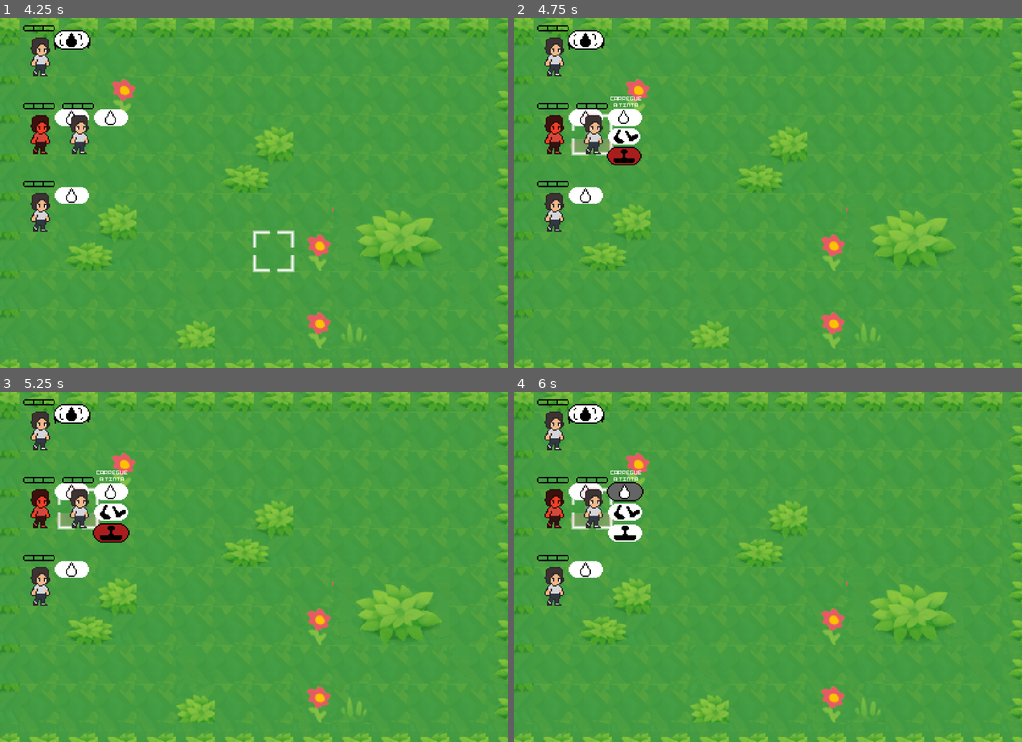
Above: before the commit, frames 1-4 (two rows, left to right).
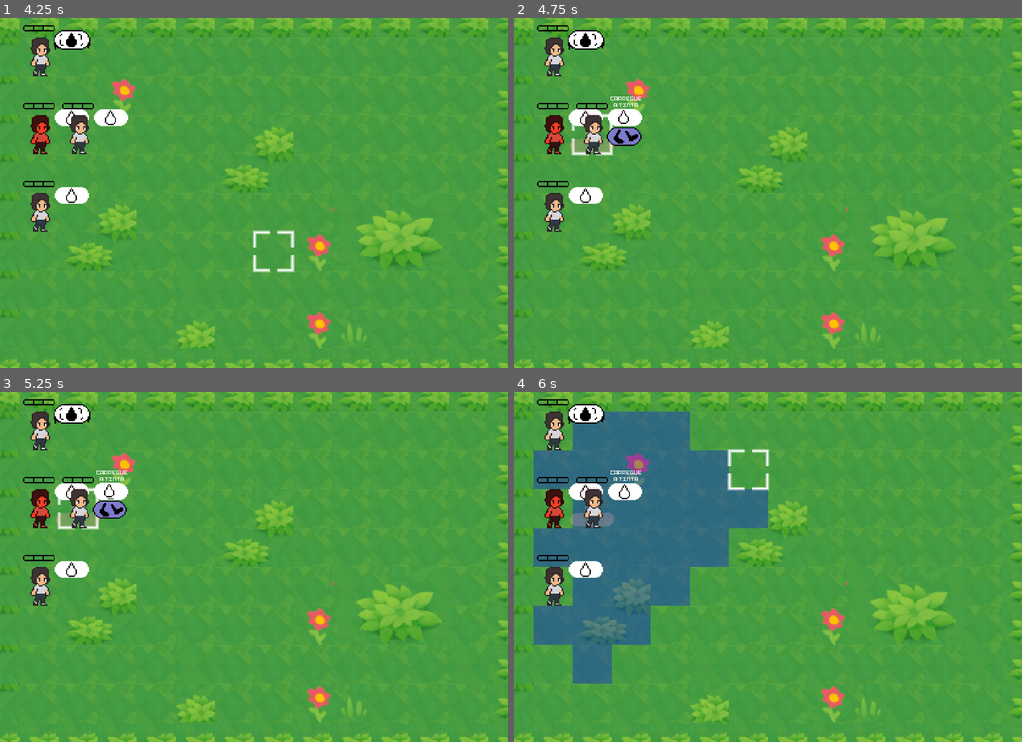
Above: after the commit, the same moments.

Repository: a-dhara/carimbo-nbs-do-rock
Game: Godot game, scene res://Scenes/combate.tscn
Two runs of this game, one before a commit and one after it. Both use one fixed random seed, a clock stepped at 60 frames per second and the inputs below.
Inputs (mouse positions are in pixels of both pictures, inside the frame that each line leads up to):
- Up to frame 1 (4.25 s): tap Enter at 0.5 s; move the mouse to (365, 175) at 0.52 s; hold D (move_right) 0.53-1.28 s; click (365, 175) at 0.6 s; move the mouse to (152, 210) at 1.27 s; hold S (move_down) 1.28-2.03 s; click (152, 210) at 1.35 s; move the mouse to (304, 116) at 2.02 s; hold D (move_right) 2.03-2.78 s; click (304, 116) at 2.1 s; move the mouse to (228, 263) at 2.77 s; hold W (move_up) 2.78-3.53 s; click (228, 263) at 2.85 s; move the mouse to (406, 245) at 3.52 s; hold Left (move_left) from 3.53 s (still down); click (406, 245) at 3.6 s
- Up to frame 2 (4.75 s): keep holding Left (move_left); move the mouse to (615, 140) at 4.27 s; click (615, 140) at 4.35 s
- Up to frame 3 (5.25 s): move the mouse to (279, 567) at 5.02 s; release Left (move_left) at 5.03 s; hold S (move_down) from 5.03 s (still down); click (279, 567) at 5.1 s
- Up to frame 4 (6 s): move the mouse to (691, 479) at 5.77 s; release S (move_down) at 5.78 s; hold D (move_right) from 5.78 s (still down); click (691, 479) at 5.85 s

Frame 1 is identical in both runs. In frame 2, 0.6% of the frame differs, in the area x 18-26%, y 31-43%; in frame 3, 0.7%; in frame 4, 20%, in the area x 3-51%, y 5-84%.

Commit message:
minigame_1
botei o primeiro minigame funcional ao tentar atacar um inimigo

Diff:
--- /dev/null
+++ b/Prefabs/marmota.tscn
@@ -0,0 +1,22 @@
+[gd_scene load_steps=4 format=3 uid="uid://ck5sxauygq7bj"]
+
+[ext_resource type="Script" uid="uid://brlybfjx5kb0o" path="res://Scripts/Common/MiniGames/marmota.gd" id="1_15ugk"]
+[ext_resource type="Texture2D" uid="uid://vgdkqb1jxjv3" path="res://Textures/MiniGames/min-a_carinhas.png" id="1_ub66u"]
+
+[sub_resource type="RectangleShape2D" id="RectangleShape2D_15ugk"]
+size = Vector2(26, 27)
+
+[node name="Marmota" type="Area2D"]
+script = ExtResource("1_15ugk")
+
+[node name="Sprite2D" type="Sprite2D" parent="."]
+texture = ExtResource("1_ub66u")
+
+[node name="ColShape" type="CollisionShape2D" parent="."]
+shape = SubResource("RectangleShape2D_15ugk")
+disabled = true
+
+[node name="Timer" type="Timer" parent="."]
+autostart = true
+
+[connection signal="timeout" from="Timer" to="." method="_on_timer_timeout"]
--- a/Prefabs/personagem.tscn
+++ b/Prefabs/personagem.tscn
@@ -5,8 +5,8 @@
 [ext_resource type="Script" uid="uid://co7s5lm0yyc3u" path="res://Scripts/carimbo.gd" id="3_4rqik"]
 [ext_resource type="Texture2D" uid="uid://7doaj303v6dg" path="res://Textures/selected-placeholder.png" id="3_sj1d8"]
 [ext_resource type="FontFile" uid="uid://bf3ra4xupxlyw" path="res://Textures/pixelart.ttf" id="4_4rqik"]
-[ext_resource type="Texture2D" uid="uid://dwrrjta7jb411" path="res://Textures/tinta-normal-phdr.png" id="4_av2s2"]
-[ext_resource type="Texture2D" uid="uid://bqrnovuem7qao" path="res://Textures/barra_de_carimbada0.png" id="7_4rqik"]
+[ext_resource type="Texture2D" uid="uid://dwrrjta7jb411" path="res://Textures/Icons/tinta-normal-phdr.png" id="4_av2s2"]
+[ext_resource type="Texture2D" uid="uid://bqrnovuem7qao" path="res://Textures/Icons/barra_de_carimbada0.png" id="7_4rqik"]
 [ext_resource type="Texture2D" uid="uid://crd1b1eitvdxq" path="res://Textures/sprite_base.png" id="7_svfxi"]
 
 [sub_resource type="Resource" id="Resource_av2s2"]
--- a/Scenes/combate.tscn
+++ b/Scenes/combate.tscn
@@ -9,16 +9,19 @@
 [ext_resource type="Script" uid="uid://d1vr65tbyslrw" path="res://Scripts/Controller/Combat States/select_unit_state.gd" id="4_ajawo"]
 [ext_resource type="Script" uid="uid://b44wghthi6ta1" path="res://Scripts/Controller/Combat States/action_selection_state.gd" id="6_jn6a6"]
 [ext_resource type="Script" uid="uid://ddaxcikhv2r5o" path="res://Scripts/Controller/action_menu_controller.gd" id="7_g812j"]
-[ext_resource type="Texture2D" uid="uid://dwrrjta7jb411" path="res://Textures/tinta-normal-phdr.png" id="7_l30wr"]
-[ext_resource type="Texture2D" uid="uid://decfnmt8joitv" path="res://Textures/tinta-selecionado-phdr.png" id="8_1ae6r"]
-[ext_resource type="Texture2D" uid="uid://sqj480i3syhy" path="res://Textures/move-normal-phdr.png" id="9_b1eki"]
-[ext_resource type="Texture2D" uid="uid://byn2umxbox2vi" path="res://Textures/move-selecionado-phdr.png" id="10_vpq6e"]
-[ext_resource type="Texture2D" uid="uid://tyj0tktal33b" path="res://Textures/carimbo-normal-phdr.png" id="11_1425y"]
-[ext_resource type="Texture2D" uid="uid://cl816ror0hw4o" path="res://Textures/carimbo-selecionado-phdr.png" id="12_vwed7"]
+[ext_resource type="Texture2D" uid="uid://dwrrjta7jb411" path="res://Textures/Icons/tinta-normal-phdr.png" id="7_l30wr"]
+[ext_resource type="Texture2D" uid="uid://decfnmt8joitv" path="res://Textures/Icons/tinta-selecionado-phdr.png" id="8_1ae6r"]
+[ext_resource type="Texture2D" uid="uid://sqj480i3syhy" path="res://Textures/Icons/move-normal-phdr.png" id="9_b1eki"]
+[ext_resource type="Texture2D" uid="uid://byn2umxbox2vi" path="res://Textures/Icons/move-selecionado-phdr.png" id="10_vpq6e"]
+[ext_resource type="Texture2D" uid="uid://tyj0tktal33b" path="res://Textures/Icons/carimbo-normal-phdr.png" id="11_1425y"]
+[ext_resource type="Texture2D" uid="uid://cl816ror0hw4o" path="res://Textures/Icons/carimbo-selecionado-phdr.png" id="12_vwed7"]
 [ext_resource type="Script" uid="uid://cnoit0jumxisf" path="res://Scripts/Controller/Combat States/move_selection_state.gd" id="13_vpq6e"]
 [ext_resource type="Script" uid="uid://b45whgkcwk4ag" path="res://Scripts/Controller/Combat States/move_sequence_state.gd" id="14_1425y"]
 [ext_resource type="Script" uid="uid://coklfq5mcd7y5" path="res://Scripts/Common/UI/action_menu_panel.gd" id="15_1ae6r"]
 [ext_resource type="PackedScene" uid="uid://dy4y0dp6gtipy" path="res://Prefabs/menu_entry.tscn" id="15_b1eki"]
+[ext_resource type="Script" uid="uid://ftaybp273t4i" path="res://Scripts/Controller/Combat States/attack_selection_state.gd.gd" id="15_vwed7"]
+[ext_resource type="Script" uid="uid://d014tbsjg08ot" path="res://Scripts/Controller/Combat States/minigame_state.gd" id="16_wscom"]
+[ext_resource type="PackedScene" uid="uid://dgn5tgosbaxrk" path="res://Scenes/mini_game_marmota.tscn" id="21_wscom"]
 
 [sub_resource type="StyleBoxEmpty" id="StyleBoxEmpty_b1eki"]
 
@@ -45,9 +48,10 @@
 script = ExtResource("4_ajawo")
 action_selection_state = NodePath("../ActionSelectionState")
 
-[node name="ActionSelectionState" type="Node" parent="CombatController/StateMachine" node_paths=PackedStringArray("move_selection_state", "select_unit_state")]
+[node name="ActionSelectionState" type="Node" parent="CombatController/StateMachine" node_paths=PackedStringArray("move_selection_state", "attack_selection_state", "select_unit_state")]
 script = ExtResource("6_jn6a6")
 move_selection_state = NodePath("../MoveSelectionState")
+attack_selection_state = NodePath("../AttackSelectionState")
 select_unit_state = NodePath("../SelectUnitState")
 menu_options = Array[Texture2D]([ExtResource("7_l30wr"), ExtResource("8_1ae6r"), ExtResource("9_b1eki"), ExtResource("10_vpq6e"), ExtResource("11_1425y"), ExtResource("12_vwed7")])
 
@@ -59,6 +63,17 @@
 [node name="MoveSequenceState" type="Node" parent="CombatController/StateMachine" node_paths=PackedStringArray("select_unit_state")]
 script = ExtResource("14_1425y")
 select_unit_state = NodePath("../SelectUnitState")
+
+[node name="AttackSelectionState" type="Node" parent="CombatController/StateMachine" node_paths=PackedStringArray("action_selection_state", "select_unit_state", "mini_game_state")]
+script = ExtResource("15_vwed7")
+action_selection_state = NodePath("../ActionSelectionState")
+select_unit_state = NodePath("../SelectUnitState")
+mini_game_state = NodePath("../MiniGameState")
+
+[node name="MiniGameState" type="Node" parent="CombatController/StateMachine" node_paths=PackedStringArray("select_unit_state")]
+script = ExtResource("16_wscom")
+select_unit_state = NodePath("../SelectUnitState")
+mini_game_marmota = ExtResource("21_wscom")
 
 [node name="InputController" type="Node" parent="CombatController"]
 script = ExtResource("1_cbf7q")
--- /dev/null
+++ b/Scenes/mini_game_marmota.tscn
@@ -0,0 +1,129 @@
+[gd_scene load_steps=11 format=3 uid="uid://dgn5tgosbaxrk"]
+
+[ext_resource type="Script" uid="uid://8nmupeadmf33" path="res://Scripts/Common/MiniGames/minigame_marmota.gd" id="1_r4fi2"]
+[ext_resource type="Texture2D" uid="uid://ceb3835k4abr6" path="res://Textures/MiniGames/min-a_fundo.png" id="1_w86fb"]
+[ext_resource type="PackedScene" uid="uid://ck5sxauygq7bj" path="res://Prefabs/marmota.tscn" id="2_in0f6"]
+[ext_resource type="Texture2D" uid="uid://bgv7f2uuy53ad" path="res://Textures/MiniGames/min-a_casinhas.png" id="2_m8lm6"]
+[ext_resource type="Texture2D" uid="uid://54ya33s3gsya" path="res://Textures/MiniGames/min-a_carimbo.png" id="3_m8lm6"]
+[ext_resource type="FontFile" uid="uid://bf3ra4xupxlyw" path="res://Textures/pixelart.ttf" id="6_m8t3f"]
+
+[sub_resource type="Gradient" id="Gradient_r4fi2"]
+offsets = PackedFloat32Array(0)
+colors = PackedColorArray(0, 0, 0, 1)
+
+[sub_resource type="GradientTexture1D" id="GradientTexture1D_in0f6"]
+gradient = SubResource("Gradient_r4fi2")
+
+[sub_resource type="StyleBoxFlat" id="StyleBoxFlat_in0f6"]
+bg_color = Color(0.6, 0.6, 0.6, 0.34901962)
+
+[sub_resource type="StyleBoxFlat" id="StyleBoxFlat_m8t3f"]
+bg_color = Color(0, 0, 0, 0.5294118)
+
+[node name="MiniGameMarmota" type="Node2D" node_paths=PackedStringArray("parent_marmotas", "label", "label_pont", "label_tempo", "label_final", "carimbo", "timer", "markers")]
+script = ExtResource("1_r4fi2")
+marmota_prefab = ExtResource("2_in0f6")
+parent_marmotas = NodePath("Marmotas")
+label = NodePath("TempoIni")
+label_pont = NodePath("Pontuação")
+label_tempo = NodePath("TempoJogo")
+label_final = NodePath("Final")
+carimbo = NodePath("Carimbo")
+timer = NodePath("Timer")
+markers = [NodePath("Fundo/Marker2D"), NodePath("Fundo/Marker2D2"), NodePath("Fundo/Marker2D3"), NodePath("Fundo/Marker2D4"), NodePath("Fundo/Marker2D5"), NodePath("Fundo/Marker2D6"), NodePath("Fundo/Marker2D7"), NodePath("Fundo/Marker2D8"), NodePath("Fundo/Marker2D9")]
+
+[node name="Fundo" type="Node2D" parent="."]
+
+[node name="TextureRect" type="TextureRect" parent="Fundo"]
+offset_left = -61.0
+offset_top = -48.0
+offset_right = 482.0
+offset_bottom = 346.0
+texture = SubResource("GradientTexture1D_in0f6")
+
+[node name="FundoMinigame" type="Sprite2D" parent="Fundo"]
+position = Vector2(188, 146)
+texture = ExtResource("1_w86fb")
+
+[node name="Marker2D" type="Marker2D" parent="Fundo"]
+position = Vector2(134, 81)
+
+[node name="Marker2D2" type="Marker2D" parent="Fundo"]
+position = Vector2(189, 81)
+
+[node name="Marker2D3" type="Marker2D" parent="Fundo"]
+position = Vector2(245, 81)
+
+[node name="Marker2D4" type="Marker2D" parent="Fundo"]
+position = Vector2(134, 134)
+
+[node name="Marker2D5" type="Marker2D" parent="Fundo"]
+position = Vector2(189, 134)
+
+[node name="Marker2D6" type="Marker2D" parent="Fundo"]
+position = Vector2(245, 134)
+
+[node name="Marker2D7" type="Marker2D" parent="Fundo"]
+position = Vector2(134, 188)
+
+[node name="Marker2D8" type="Marker2D" parent="Fundo"]
+position = Vector2(189, 188)
+
+[node name="Marker2D9" type="Marker2D" parent="Fundo"]
+position = Vector2(245, 188)
+
+[node name="Marmotas" type="Node2D" parent="."]
+
+[node name="Casinhas" type="Sprite2D" parent="."]
+position = Vector2(188, 146)
+texture = ExtResource("2_m8lm6")
+
+[node name="Carimbo" type="Sprite2D" parent="."]
+visible = false
+texture = ExtResource("3_m8lm6")
+
+[node name="Pontuação" type="Label" parent="."]
+offset_left = 82.0
+offset_top = 37.0
+offset_right = 142.0
+offset_bottom = 60.0
+theme_override_fonts/font = ExtResource("6_m8t3f")
+theme_override_font_sizes/font_size = 8
+text = "score: 0"
+
+[node name="TempoIni" type="Label" parent="."]
+offset_left = 118.0
+offset_top = 52.0
+offset_right = 261.0
+offset_bottom = 213.75409
+theme_override_font_sizes/font_size = 50
+theme_override_styles/normal = SubResource("StyleBoxFlat_in0f6")
+text = "3"
+horizontal_alignment = 1
+vertical_alignment = 1
+
+[node name="TempoJogo" type="Label" parent="."]
+offset_left = 182.0
+offset_top = 37.0
+offset_right = 346.0
+offset_bottom = 60.0
+theme_override_fonts/font = ExtResource("6_m8t3f")
+theme_override_font_sizes/font_size = 8
+text = "tempo restante:"
+
+[node name="Timer" type="Timer" parent="."]
+
+[node name="Final" type="Label" parent="."]
+visible = false
+offset_left = 105.0
+offset_top = 80.0
+offset_right = 278.0
+offset_bottom = 167.0
+theme_override_fonts/font = ExtResource("6_m8t3f")
+theme_override_styles/normal = SubResource("StyleBoxFlat_m8t3f")
+text = "Acabou!!
+Pontuação final: "
+horizontal_alignment = 1
+vertical_alignment = 1
+
+[connection signal="timeout" from="Timer" to="." method="_on_timer_timeout"]
--- /dev/null
+++ b/Scripts/Common/MiniGames/marmota.gd
@@ -0,0 +1,51 @@
+extends Area2D
+class_name Marmota
+
+var _offset: Vector2 = Vector2(0, -20)
+var _random: RandomNumberGenerator = RandomNumberGenerator.new()
+signal apanhado
+
+var init_pos: Vector2
+
+func _init() -> void:
+	_random.randomize()
+
+
+func _input(_event: InputEvent) -> void:
+	if Input.is_action_just_pressed("select"):
+		if Rect2($ColShape.global_position - $ColShape.shape.size / 2, $ColShape.shape.size).has_point(get_global_mouse_position()) and not $ColShape.disabled:
+			Apanha()
+			apanhado.emit()
+
+
+
+func Sobe() -> void:
+	$ColShape.disabled = false
+	var tween: Tween = create_tween()
+	tween.tween_property(
+		self, "position", init_pos + _offset, 0.5
+	).set_trans(Tween.TRANS_CUBIC).set_ease(Tween.EASE_IN_OUT)
+
+func Desce() -> void:
+	$ColShape.disabled = true
+	var tween: Tween = create_tween()
+	tween.tween_property(
+		self, "position", init_pos, 0.5
+	).set_trans(Tween.TRANS_CUBIC).set_ease(Tween.EASE_IN_OUT)
+	await tween.finished
+
+
+func Apanha() -> void:
+	modulate = Color(0.187, 0.187, 0.187, 1.0)
+	$Timer.stop()
+	await Desce()
+	$Timer.start()
+	modulate = Color(1.0, 1.0, 1.0, 1.0)
+
+
+func _on_timer_timeout() -> void:
+	var out: int = _random.randi_range(0,10)
+	if out >= 7 and $ColShape.disabled:
+		Sobe()
+	else:
+		Desce()
--- /dev/null
+++ b/Scripts/Common/MiniGames/minigame_marmota.gd
@@ -0,0 +1,56 @@
+extends Node2D
+
+signal mini_game_ended
+
+@export var marmota_prefab: PackedScene
+@export var parent_marmotas: Node2D
+@export var label: Label
+@export var label_pont: Label
+@export var label_tempo: Label
+@export var label_final: Label
+@export var carimbo: Sprite2D
+@export var timer: Timer
+@export var markers: Array[Marker2D]
+
+var _marmotas: Array[Marmota] = []
+var pont: int = 0
+var tempo_max: float = 5
+var pont_obj: int = 20
+
+func _ready() -> void:
+	for i in range(2,-1,-1):
+		await get_tree().create_timer(1).timeout
+		label.text = str(i)
+	label.hide()
+
+	for m in markers:
+		var marmota: Marmota = marmota_prefab.instantiate()
+		marmota.init_pos = m.position
+		marmota.position = m.position
+		_marmotas.append(marmota)
+		marmota.apanhado.connect(OnMarmotaApanhou)
+		parent_marmotas.add_child(marmota)
+
+	timer.wait_time = tempo_max
+	timer.start()
+
+func _process(_delta: float) -> void:
+	label_tempo.text = "tempo restante: " + str("%0.2f" %timer.time_left) + " s"
+
+
+func OnMarmotaApanhou() -> void:
+	pont += 1
+	label_pont.text = "score: " + str(pont)
+	carimbo.position = get_global_mouse_position()
+	carimbo.show()
+	await get_tree().create_timer(0.3).timeout
+	carimbo.hide()
+
+
+func _on_timer_timeout() -> void:
+	process_mode = Node.PROCESS_MODE_DISABLED
+	label_final.text = label_final.text + str(pont)
+	label_final.show()
+	await get_tree().create_timer(2).timeout
+	mini_game_ended.emit()
+	hide()
--- a/Scripts/Common/State Machine/state_machine.gd
+++ b/Scripts/Common/State Machine/state_machine.gd
@@ -5,8 +5,8 @@
 var _curr_state: State
 
 func ChangeState(new_state: State) -> void:
-	if new_state == _curr_state:
-		return
+	#if new_state == _curr_state:
+		#return
 	if _curr_state:
 		@warning_ignore("redundant_await") # Ele dá um aviso desnecessário pq a gnt usa na herança
 		await _curr_state.Exit()
--- a/Scripts/Common/board.gd
+++ b/Scripts/Common/board.gd
@@ -29,7 +29,6 @@
 	pos = Vector2i(0,0)
 	_old_pos = pos
 
-	cell_overlay.modulate = Color(0.0, 0.0, 1.0, 0.325)
 
 
 func GetTileContent(p: Vector2i) -> Node:
@@ -38,9 +37,10 @@
 
 #region FloodFill e busca de células caminháveis
 
-func _FloodFill(cell: Vector2i, dist_max: int) -> Array[Vector2i]:
+func _FloodFill(cell: Vector2i, dist_max: int, w_or_a: bool) -> Array[Vector2i]:
 	var array: Array[Vector2i] = []
 	var stack: Array[Vector2i] = [cell]
+	var out_a: Array[Vector2i] = []
 
 	while not stack.size() == 0:
 		var curr: Vector2i = stack.pop_back()
@@ -56,25 +56,35 @@
 			continue
 
 		array.append(curr)
+		if not w_or_a and GetTileContent(curr) is Personagem and GetTileContent(curr).inimigo:
+			out_a.append(curr)
 		for dir in DIRECTIONS:
 			var coords: Vector2i = curr + dir
-			if GetTileContent(coords) != null:
+			if w_or_a and GetTileContent(coords) != null:
 				continue
 			if coords in array:
 				continue
 			if coords in stack:
 				continue
 			stack.append(coords)
-
+	if not w_or_a:
+		return out_a
 	return array
 
 func GetWalkableCells(pers: Personagem) -> Array[Vector2i]:
-	return _FloodFill(pers.pos_grid, pers.dist)
+	return _FloodFill(pers.pos_grid, pers.dist, true)
+
+func GetAttackableCells(pers: Personagem) -> Array[Vector2i]:
+	return _FloodFill(pers.pos_grid, pers.carimbo.dist, false)
 
 #endregion
 
 
-func SelectTiles(tile_list: Array[Vector2i]) -> void:
+func SelectTiles(tile_list: Array[Vector2i], w_or_a: bool) -> void:
+	if w_or_a:
+		cell_overlay.modulate = Color(0.0, 0.0, 1.0, 0.325)
+	else:
+		cell_overlay.modulate = Color(1.0, 0.0, 0.0, 0.325)
 	for t in tile_list:
 		cell_overlay.set_cell(t, 0, Vector2i(0,0))
 
--- a/Scripts/Controller/Combat States/action_selection_state.gd
+++ b/Scripts/Controller/Combat States/action_selection_state.gd
@@ -1,6 +1,7 @@
 extends CombatState
 
 @export var move_selection_state: State
+@export var attack_selection_state: State
 @export var select_unit_state: State
 
 @export var menu_options: Array[Texture2D] = []
@@ -38,9 +39,9 @@
 
 func LoadMenu() -> void:
 	action_menu_controller.StartEntries(menu_options)
-	action_menu_controller.SetLocked(0, current_char.carimbo_carr)
+	action_menu_controller.SetLocked(0, current_char.carimbo_carr or current_char.turno.ja_agiu)
 	action_menu_controller.SetLocked(1, current_char.turno.ja_moveu)
-	action_menu_controller.SetLocked(2, not HaInimigosPerto(current_char.pos_grid))
+	action_menu_controller.SetLocked(2, not _owner.board.GetAttackableCells(current_char).size() != 0 or current_char.turno.ja_agiu or not current_char.carimbo_carr)
 	await action_menu_controller.Show(current_char.position)
 
 func Cancel() -> void:
@@ -49,18 +50,13 @@
 func Confirm() -> void:
 	match action_menu_controller.selection:
 		0:
-			print("carregou!!!")
+			current_char.carimbo_carr = true
+			current_char.turno.ja_agiu = true
+			if current_char.turno.ja_moveu:
+				_owner.state_machine.ChangeState(select_unit_state)
+			else:
+				_owner.state_machine.ChangeState(self)
 		1:
-			print("andar!!")
 			_owner.state_machine.ChangeState(move_selection_state)
 		2:
-			print("ataque!!")
-
-func HaInimigosPerto(pos_grid: Vector2i) -> bool:
-	var out: bool = false
-	for d in _owner.board.DIRECTIONS:
-		if _owner.board.conteudo.has(pos_grid + d):
-			var obj = _owner.board.conteudo[pos_grid + d]
-			if obj is Personagem and obj.inimigo:
-				out = true
-	return out
+			_owner.state_machine.ChangeState(attack_selection_state)
--- /dev/null
+++ b/Scripts/Controller/Combat States/attack_selection_state.gd.gd
@@ -0,0 +1,37 @@
+extends CombatState
+
+@export var action_selection_state: State
+@export var select_unit_state: State
+@export var mini_game_state: State
+
+
+var tiles: Array[Vector2i] = []
+
+func Enter() -> void:
+	super()
+	tiles = _owner.board.GetAttackableCells(current_char)
+	_owner.board.SelectTiles(tiles, false)
+
+func Exit() -> void:
+	super()
+	tiles = []
+	_owner.board.DeSelectTiles(tiles) # no mometno o argumento não serve pra nada, testes
+
+func OnMove(_e: Vector2i) -> void:
+	SelectTile(_owner.board.pos + _e)
+
+func OnPress(_e: bool) -> void:
+	if _e:
+		if tiles.has(_owner.current_tile):
+			_owner.curr_enemy = _owner.board.conteudo[_owner.current_tile]
+			current_char.turno.ja_agiu = true
+			_owner.state_machine.ChangeState(mini_game_state)
+			#if current_char.turno.ja_moveu:
+				#_owner.state_machine.ChangeState(select_unit_state)
+			#else:
+				#_owner.state_machine.ChangeState(action_selection_state)
+	else:
+		_owner.state_machine.ChangeState(action_selection_state)
+
+func OnMouseMotion(_e: Vector2) -> void:
+	SelectTile(_owner.board.grid.calcula_coord_grid(_e))
--- a/Scripts/Controller/Combat States/init_combat_state.gd
+++ b/Scripts/Controller/Combat States/init_combat_state.gd
@@ -17,6 +17,8 @@
 	for i in 4:
 		var pers: Personagem = _owner.pers_prefab.instantiate()
 		pers.carimbo = Carimbo.new()
+		if i == 0:
+			pers.carimbo.tipo = pers.carimbo.Tipos.DIST
 		_owner.add_child(pers)
 		var p: Vector2i = Vector2i(0,2*i)
 		if i == 0:
--- /dev/null
+++ b/Scripts/Controller/Combat States/minigame_state.gd
@@ -0,0 +1,20 @@
+extends CombatState
+
+@export var select_unit_state: State
+
+@export var mini_game_marmota: PackedScene
+
+var mg: Node2D
+
+func Enter() -> void:
+	super()
+	mg = mini_game_marmota.instantiate()
+	mg.mini_game_ended.connect(OnMinigameEnded)
+	_owner.add_child(mg)
+
+
+func OnMinigameEnded() -> void:
+	if mg.pont >= 5:
+		_owner.curr_enemy.carimbadas += 1
+
+	_owner.state_machine.ChangeState(select_unit_state)
--- a/Scripts/Controller/Combat States/move_selection_state.gd
+++ b/Scripts/Controller/Combat States/move_selection_state.gd
@@ -11,7 +11,7 @@
 	super()
 	tiles = _owner.board.GetWalkableCells(current_char)
 	_path_finder = PathFinder.new(_owner.board.grid, tiles)
-	_owner.board.SelectTiles(tiles)
+	_owner.board.SelectTiles(tiles, true)
 
 func Exit() -> void:
 	super()
--- a/Scripts/Controller/Combat States/select_unit_state.gd
+++ b/Scripts/Controller/Combat States/select_unit_state.gd
@@ -17,9 +17,10 @@
 	if _e:
 		if _owner.board.conteudo.has(_owner.board.pos):
 			var obj = _owner.board.conteudo[_owner.board.pos]
-			if obj is Personagem and not obj.inimigo:
-				current_char = obj
-				_owner.state_machine.ChangeState(action_selection_state)
+			if obj is Personagem and not obj.inimigo: # Tá um pouquinho hard coded mas vambora
+				if (not obj.turno.ja_agiu and ((not obj.carimbo_carr) or _owner.board.GetAttackableCells(obj).size() != 0)) or (not obj.turno.ja_moveu):
+					current_char = obj
+					_owner.state_machine.ChangeState(action_selection_state)
 		else:
 			current_char = null
 	else:
--- a/Scripts/Controller/combat_controller.gd
+++ b/Scripts/Controller/combat_controller.gd
@@ -20,5 +20,7 @@
 		if current_char:
 			current_char.selected = true
 
+var curr_enemy: Personagem
+
 func _ready() -> void:
 	state_machine.ChangeState(start_state)
--- a/Scripts/personagem.gd
+++ b/Scripts/personagem.gd
@@ -14,11 +14,11 @@
 #endregion
 
 #region Textures
-var tex_carimbos: Array[Texture2D] = [preload("res://Textures/barra_de_carimbada0.png"),
-preload("res://Textures/barra_de_carimbada1.png"),
-preload("res://Textures/barra_de_carimbada2.png"),
-preload("res://Textures/barra_de_carimbada3.png")]
-var tex_tintas: Array[Texture2D] = [preload("res://Textures/tinta-normal-phdr.png"), preload("res://Textures/tinta-cheia-phdr.png")]
+var tex_carimbos: Array[Texture2D] = [preload("res://Textures/Icons/barra_de_carimbada0.png"),
+preload("res://Textures/Icons/barra_de_carimbada1.png"),
+preload("res://Textures/Icons/barra_de_carimbada2.png"),
+preload("res://Textures/Icons/barra_de_carimbada3.png")]
+var tex_tintas: Array[Texture2D] = [preload("res://Textures/Icons/tinta-normal-phdr.png"), preload("res://Textures/Icons/tinta-cheia-phdr.png")]
 #endregion
 
 #region Atributos do Personagem
@@ -43,7 +43,7 @@
 @export var carimbadas: int = 0:
 	set(value):
 		carimbadas = value
-		carimbos_sprite.texture = tex_carimbos[value + 1]
+		carimbos_sprite.texture = tex_carimbos[value]
 var selected: bool = false:
 	set(value):
 		selected = value
@@ -83,7 +83,6 @@
 
 func Caminhar(final: Vector2i) -> void:
 	Place(final)
-	print(tiles_caminho)
 	for t in tiles_caminho:
 		var tween: Tween = create_tween()
 		tween.tween_property(
Not shown: 1 places in Scenes/combate.tscn that only renumber resources
Not shown, added: Scripts/Common/MiniGames/marmota.gd.uid
Not shown, added: Scripts/Common/MiniGames/minigame_marmota.gd.uid
Not shown, added: Scripts/Controller/Combat States/attack_selection_state.gd.gd.uid
Not shown, added: Scripts/Controller/Combat States/minigame_state.gd.uid
Renamed: Textures/barra_de_carimbada0.png -> Textures/Icons/barra_de_carimbada0.png
Not shown, changed: Textures/Icons/barra_de_carimbada0.png.import
Renamed: Textures/barra_de_carimbada1.png -> Textures/Icons/barra_de_carimbada1.png
Not shown, added: Textures/Icons/barra_de_carimbada1.png.import
Renamed: Textures/barra_de_carimbada2.png -> Textures/Icons/barra_de_carimbada2.png
Not shown, changed: Textures/Icons/barra_de_carimbada2.png.import
Renamed: Textures/barra_de_carimbada3.png -> Textures/Icons/barra_de_carimbada3.png
(and 25 more such lines)
